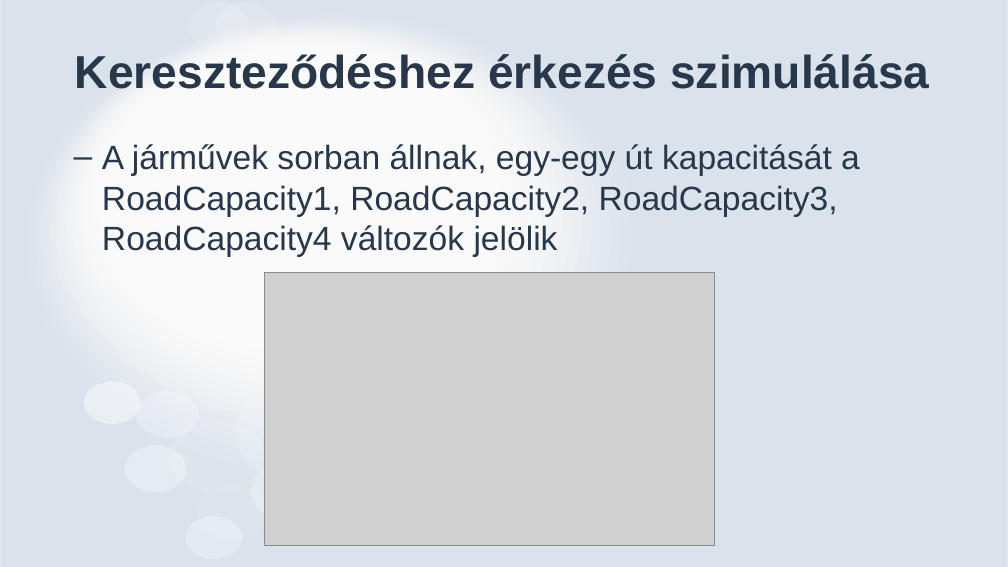
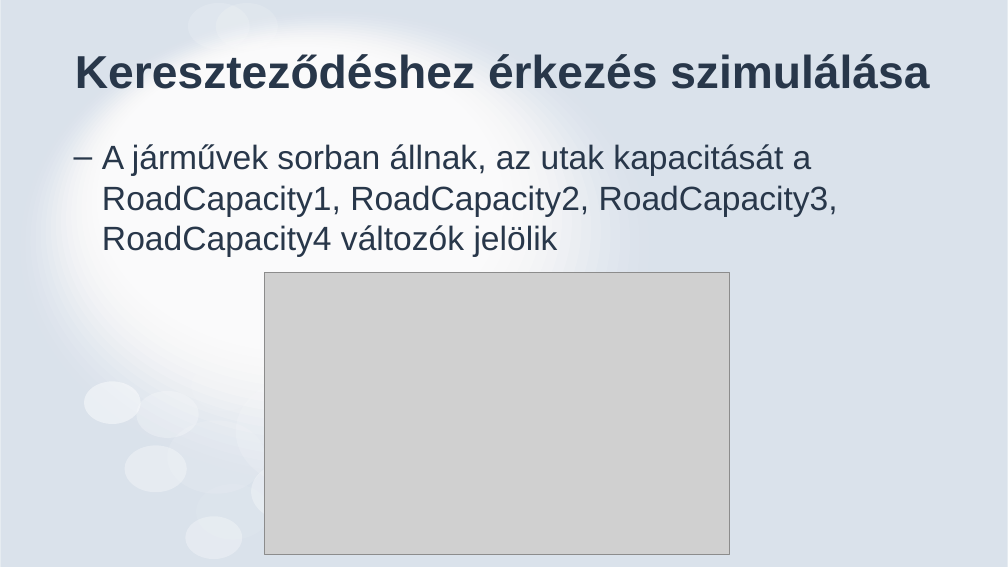
Before and after one commit to Gyorgy0/fuzzy-traffic-controller, a slide deck: slide 5 of Fuzzy rendszerek - prezentáció - Juraj Lukovics.pptx. Drawn at 1008x567 pixels with LibreOffice and Linux fonts; fonts in the diff are those of the drawing; grey boxes stand for pictures. Boxes give left, top, right and bottom in pixels: in the first picture for what was removed or moved away, otherwise in the second. Text is boxed around its words. In the diff, an @@ line names an element or a change of style, - is before the commit and + after.

Commit message:
Final presentation

```diff
--- a/Fuzzy rendszerek - prezentáció - Juraj Lukovics.pptx
+++ b/Fuzzy rendszerek - prezentáció - Juraj Lukovics.pptx
@@ text at (102, 144, 838, 257): text changed @@
-– A járművek sorban állnak, egy-egy út kapacitását a RoadCapacity1, RoadCapacity2, RoadCapacity3, RoadCapacity4 változók jelölik
+– A járművek sorban állnak, az utak kapacitását a RoadCapacity1, RoadCapacity2, RoadCapacity3, RoadCapacity4 változók jelölik
@@ picture: place and size @@
-picture at (265, 272, 715, 544)
+picture at (265, 272, 730, 554)
```
Also in this commit, not shown: 2 other slides changed.
